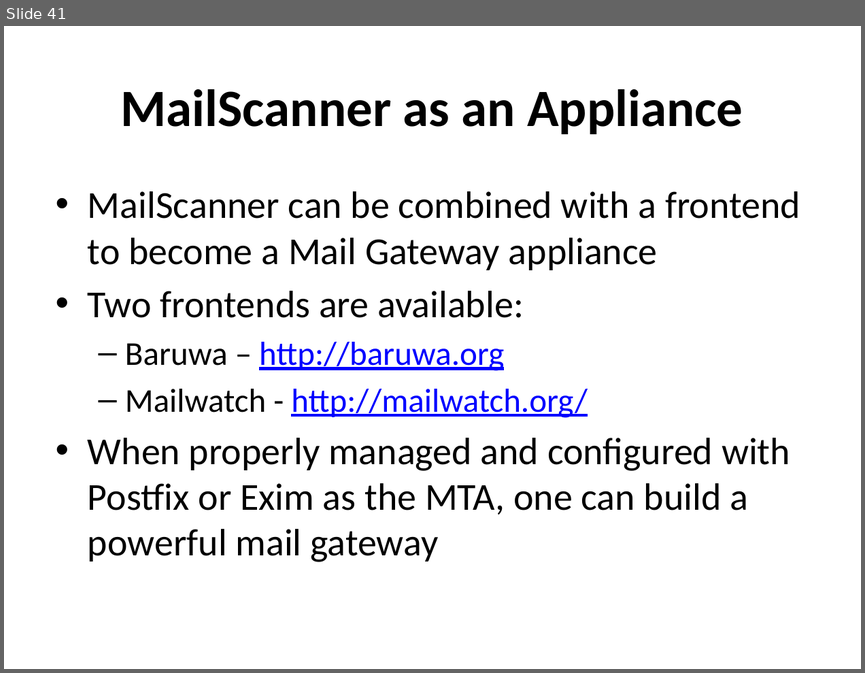
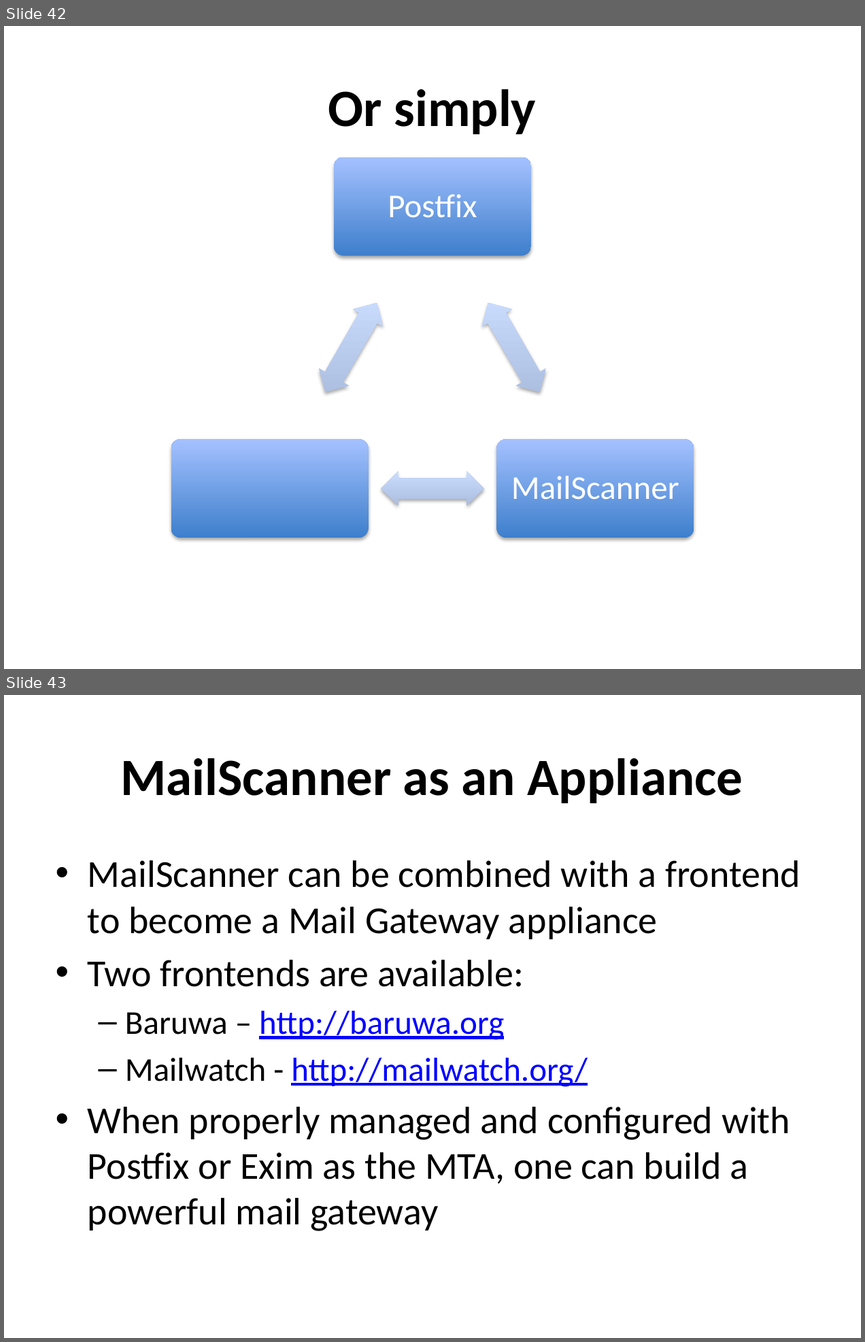
Before and after one commit to afnog/sse, a slide deck: postfix/postfix-mailgateway-debian.ppt. Shown one above the other, each under a label of ours: slide 41 before the commit, slides 42 and 43 after it. The pictures are 865x673 and 865x1342 pixels, drawn with LibreOffice and Linux fonts; fonts in the diff are those of the drawing. Boxes give left, top, right and bottom in pixels: in the first picture for what was removed or moved away, otherwise in the second. Text is boxed around its words. In the diff, an @@ line names an element or a change of style, - is before the commit and + after.

```diff
--- a/postfix/postfix-mailgateway-debian.ppt
+++ b/postfix/postfix-mailgateway-debian.ppt
@@ slide 42 added at (x1=4, y1=26, x2=861, y2=669), background #FFFFFF @@
@@ title added at (x1=328, y1=89, x2=536, y2=134), 44 pt, text #000000, bold @@
+Or simply
@@ group added at (x1=171, y1=157, x2=694, y2=537): 3 rounded rectangles, 3 left right arrows, 2 texts @@
+Postfix
+MailScanner
@@ what was slide 41 is now slide 43 @@
```
Also in this commit, not shown: 1 other slide added.
